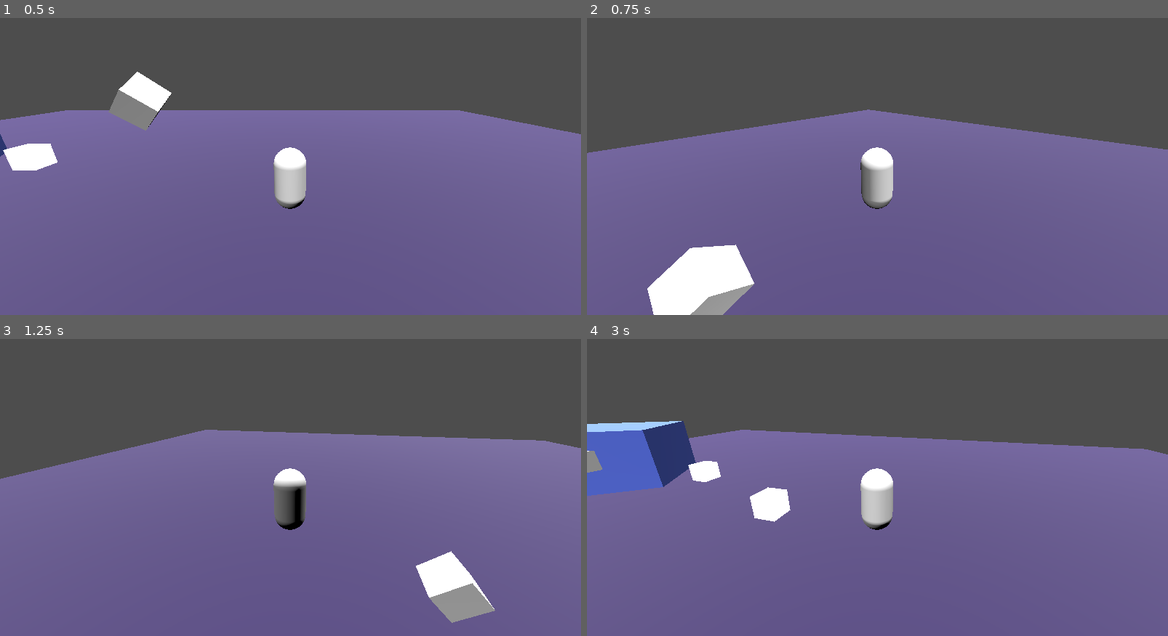
Above: before the commit, frames 1-4 (two rows, left to right).
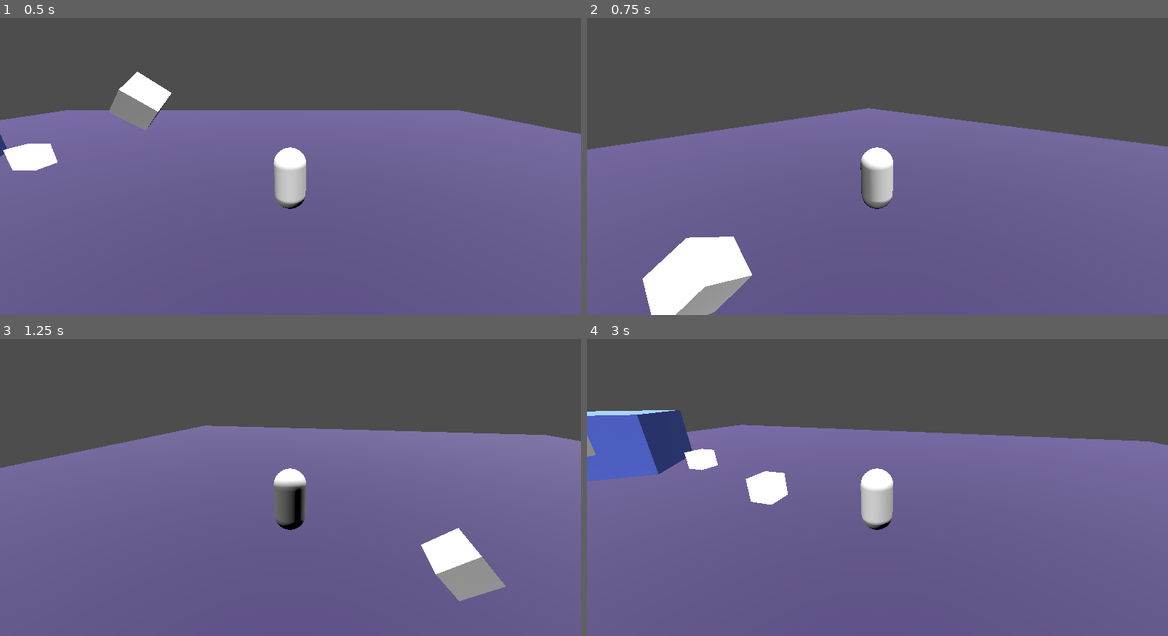
Above: after the commit, the same moments.

Repository: ouroborean/balmung
Game: Godot game, scene res://node_3d.tscn
Two runs of this game, one before a commit and one after it. Both use one fixed random seed, a clock stepped at 60 frames per second and the inputs below. The project has no main scene, so this scene is started directly.
Inputs (mouse positions are in pixels of both pictures, inside the frame that each line leads up to):
- Up to frame 1 (0.5 s): no input
- Up to frame 2 (0.75 s): tap Enter (ui_accept) at 0.5, 0.6 s; move the mouse to (1005, 136) at 0.52 s; hold D (turn_right) from 0.53 s (still down); click (1005, 136) at 0.67 s
- Up to frame 3 (1.25 s): keep holding D (turn_right); tap Enter (ui_accept) at 0.77, 1.07 s
- Up to frame 4 (3 s): release D (turn_right) at 1.25 s; drag from (761, 490) to (848, 537) at 1.27 s; move the mouse to (935, 401) at 2.02 s; hold D (turn_right) 2.03-2.75 s; tap Enter (ui_accept) at 2.1 s; click (935, 401) at 2.17 s; drag from (848, 537) to (703, 425) at 2.77 s

Frame 1 is identical in both runs. In frame 2, 2.1% of the frame differs, in the area x 0-100%, y 30-100%; in frame 3, 4.5%; in frame 4, 4.9%, in the area x 0-100%, y 23-62%.

Commit message:
Add jump and movement buffer to smooth controls

Diff:
--- a/scripts/character.gd
+++ b/scripts/character.gd
@@ -1,8 +1,8 @@
 extends CharacterBody3D
 
 
-const SPEED = 4.0
-const JUMP_VELOCITY = 6.5
+const SPEED = 5.0
+const JUMP_VELOCITY = 5.5
 const VIEW_SENSITIVITY_MOD_X = 0.3
 const VIEW_SENSITIVITY_MOD_Y = 0.2
 
@@ -28,6 +28,13 @@
 var jumping = false
 var jump_vector = Vector2(-0.1, -0.1)
 const NEUTRAL_JUMP_MOD = 0.7
+
+# Values for jump-related input buffer
+var buffered_move = false
+var buffered_move_timer = 0.0
+var buffered_vector
+var buffered_jump = false
+var buffered_jump_timer = 0.0
 
 # This stuff runs once this node is fully loaded
 func _ready():
@@ -81,11 +88,9 @@
 			if ev.position.y < click_drag_origin.y:
 				var rotation_mag = click_drag_origin.y - ev.position.y
 				$CameraBar.rotate_x(deg_to_rad(rotation_mag * VIEW_SENSITIVITY_MOD_Y))
-				print(rad_to_deg($CameraBar.rotation.x))
 			elif ev.position.y > click_drag_origin.y:
 				var rotation_mag = ev.position.y - click_drag_origin.y
 				$CameraBar.rotate_x(deg_to_rad(-rotation_mag * VIEW_SENSITIVITY_MOD_Y))
-				print(rad_to_deg($CameraBar.rotation.x))
 
 			# If we're fully vertical (-60) or even with the ground (30), don't
 			# go further than that. This code will need to be replaced with
@@ -98,21 +103,68 @@
 
 
 func _physics_process(delta):
+	# Add change in time to input buffer variables
+	if buffered_move:
+		buffered_move_timer += delta
+	if buffered_jump:
+		buffered_jump_timer += delta
+
+	# reset input buffers
+	if buffered_move_timer >= 0.35:
+		buffered_move_timer = 0.0
+		buffered_move = false
+	if buffered_jump_timer >= 0.25:
+		buffered_jump_timer = 0.0
+		buffered_jump = false
+
 	# Add the gravity and handle floor state resets
 	if not is_on_floor():
 		velocity.y -= gravity * delta
-	else:
+	if is_on_floor():
 		jumping = false
-		jump_vector = Vector2(-0.1, -0.1)
+
+		#if we've got a jump buffered, this is the moment we want to trigger it
+		#since we've just landed on the floor and we're before the normal
+		#jump trigger
+		if buffered_jump:
+			print("Buffered jump!")
+			jumping=true
+			velocity.y = JUMP_VELOCITY
+			buffered_jump = false
+
+			#If we also have a movement command buffered, use that as our new
+			#jump vector
+			if buffered_move:
+				jump_vector = buffered_vector
+				buffered_move = false
+			else:
+				jump_vector = Vector2(0.0, 0.0)
+			buffered_jump_timer = 0.0
+		else:
+			jump_vector = Vector2(0.0, 0.0)
 
 
 
 	# Handle Jump (Default toggle jumping).
-	if Input.is_action_just_pressed("ui_accept") and is_on_floor():
-		jumping = true
-		velocity.y = JUMP_VELOCITY
-		jump_vector = Vector2(velocity.x, velocity.z)
-		print("Set jump vector to " + str(jump_vector))
+
+	if Input.is_action_just_pressed("ui_accept"):
+		if is_on_floor():
+			#If we press jump while on the floor, it's a normal jump
+			print("Normal jump!")
+			jumping = true
+			velocity.y = JUMP_VELOCITY
+			if buffered_move:
+				jump_vector = buffered_vector
+				buffered_move = false
+			else:
+				jump_vector = Vector2(velocity.x, velocity.z)
+		else:
+			#If we're not on the floor, we're trying to buffer a jump!
+			buffered_jump = true
+			buffered_jump_timer = 0.0
+
+
+
 
 	# Default toggle key_turning
 	key_turning = false
@@ -131,16 +183,22 @@
 	var input_dir = Input.get_vector("ui_left", "ui_right", "ui_up", "ui_down")
 	var direction = (transform.basis * Vector3(input_dir.x, 0, input_dir.y)).normalized()
 
-	# If the user jumping, then most movement inputs shouldn't be relevant
-	# (Locked velocity jumping)
-	if jumping:
-		velocity.x = jump_vector.x
-		velocity.z = jump_vector.y
-
 	# Add a dampening modifier to speed if the user is moving backwards
 	var true_speed = SPEED
 	if Input.is_action_pressed("ui_down"):
 		true_speed = SPEED * .5
+
+	# If the user jumping, then most movement inputs shouldn't be relevant
+	# (Locked velocity jumping)
+	# Add our current direction to the movement buffer to make changing
+	# jump directions feel smoother
+	if jumping:
+		velocity.x = jump_vector.x
+		velocity.z = jump_vector.y
+		buffered_move = true
+		buffered_vector = Vector2(direction.x * true_speed, direction.z * true_speed)
+		buffered_move_timer = 0.0
+
 
 	# The only exception is if the user has started a jump with NO directional
 	# velocity (a 'neutral jump')
@@ -173,7 +231,7 @@
 
 #Shortscript for a jump with no movement vector
 func in_neutral_jump():
-	return jump_vector.x == 0 and jump_vector.y == 0
+	return jump_vector.x == 0 and jump_vector.y == 0 and jumping
 
 #Shortscript for 'any movement key pressed'
 func any_movement():
